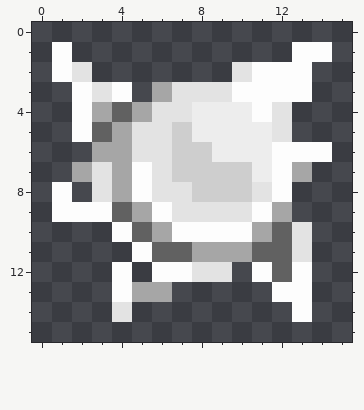
Pixel-art sprite, stored at assets/spellvox/textures/custom/items/dyeable/atom_accent.png. The first picture shows the starting point.
The file is 16x16 pixels. Colours within 5 levels of each other are drawn and written as one.
The result:
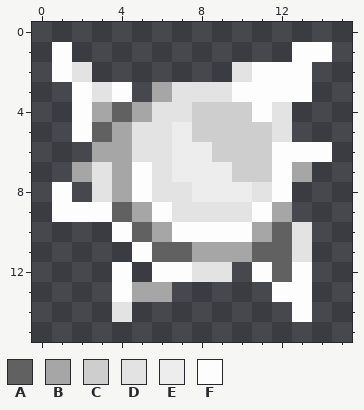
Palette (. is transparent): A #616161  B #a6a6a6  C #cecece  D #e3e3e3  E #ededed  F #fdfdfd
Changes in this commit:
y 4: x 8..10 EEE -> CCC
y 5: x 7..11 CEEEE -> ECCCC
y 6: x 7..11 CCEEE -> EECCC
y 7: x 7..9 CCC -> EEE; x 11 E -> C
y 8: x 8..10 CCC -> EEE
